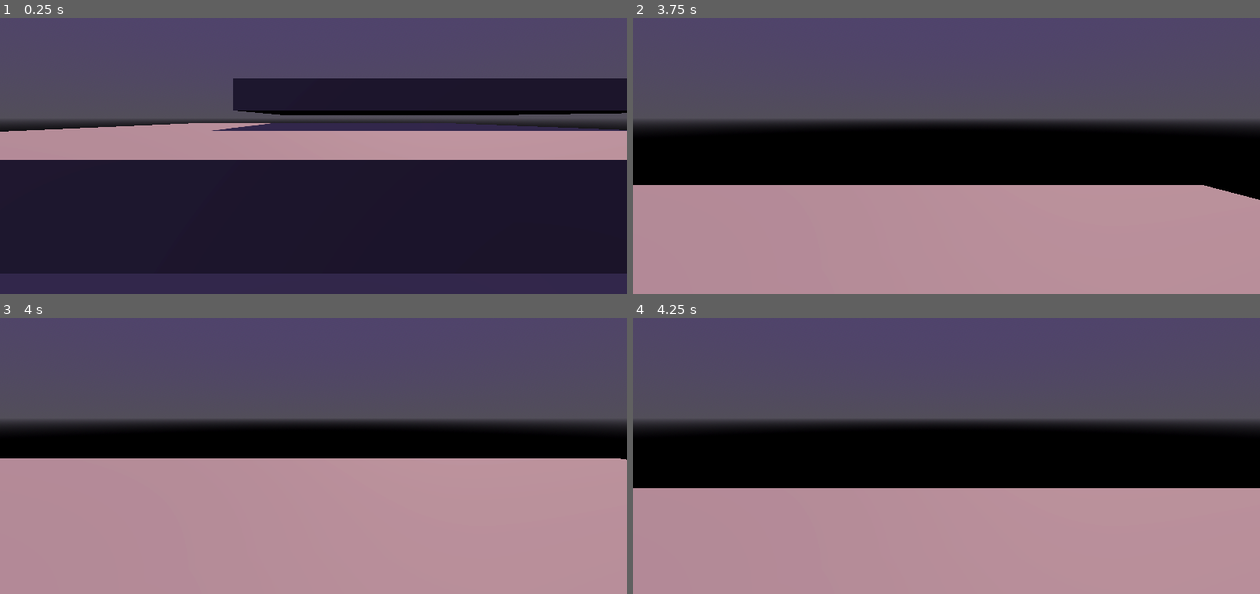
Above: before the commit, frames 1-4 (two rows, left to right).
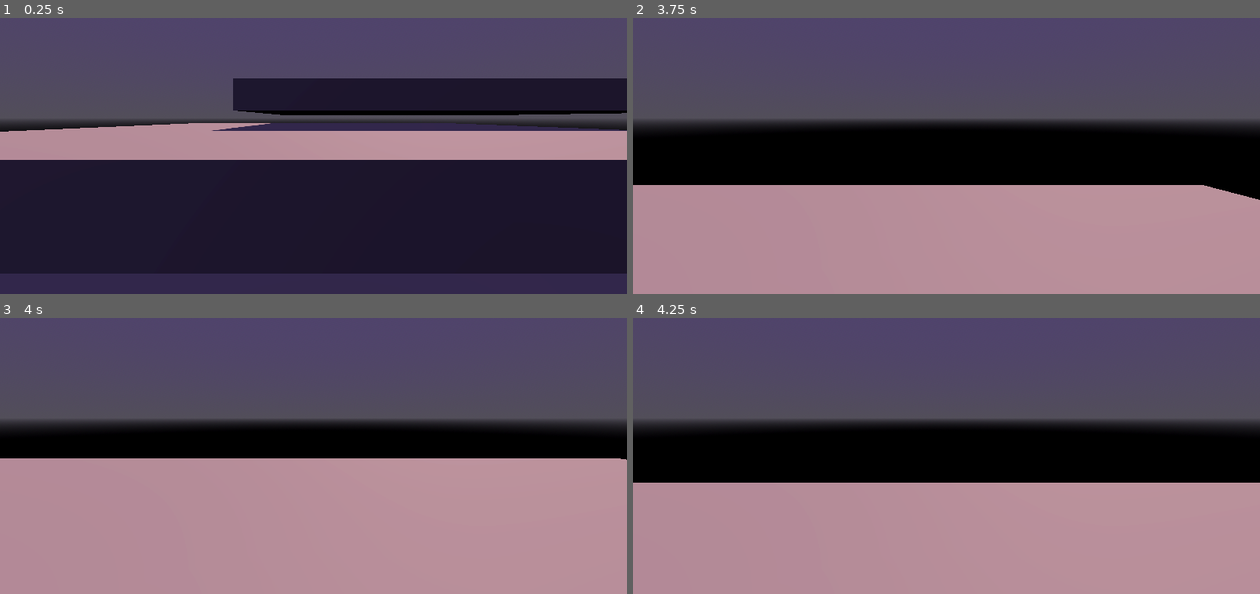
Above: after the commit, the same moments.

Repository: WildcatGameStudios/ScaryHouse
Game: Godot game, scene res://scenes/debug/debug_player_environment.tscn
The game is run twice, just before and just after one commit, with the same random seed, the same clock (stepped at 60 frames per second) and the same inputs.
Inputs:
- Up to frame 1 (0.25 s): no input
- Up to frame 2 (3.75 s): tap Enter at 0.5 s; hold W (move_forward) from 0.53 s (still down); tap Space (jump) at 0.6, 0.77, 1.07, 1.52, 1.55, 1.82, 2.1, 3.02, 3.05, 3.32, 3.6 s; tap Shift (run) at 1.35, 2.85 s
- Up to frame 3 (4 s): keep holding W (move_forward); tap Space (jump) at 3.77 s
- Up to frame 4 (4.25 s): keep holding W (move_forward); tap Space (jump) at 4.07 s; tap Escape (pause) at 4.15 s

Frames 1-3 are identical in both runs. In frame 4, 2.0% of the frame differs, in the area x 0-100%, y 59-62%.

Commit message:
general: fix unpausing
By adding the general scene to a group, we can optionally pause the
group.

Diff:
--- a/project.godot
+++ b/project.godot
@@ -14,6 +14,14 @@
 run/main_scene="uid://cefsh68ong0rg"
 config/features=PackedStringArray("4.4", "Forward Plus")
 config/icon="res://icon.svg"
+
+[autoload]
+
+PauseHandler="*res://scripts/general/pause_handler.gd"
+
+[global_group]
+
+world="Used to do global actions like pausing, UI bringup, etc."
 
 [input]
 
--- a/scenes/debug/debug_player_environment.tscn
+++ b/scenes/debug/debug_player_environment.tscn
@@ -17,7 +17,7 @@
 tonemap_mode = 2
 glow_enabled = true
 
-[node name="DebugPlayerEnvironment" type="Node3D"]
+[node name="DebugPlayerEnvironment" type="Node3D" groups=["world"]]
 
 [node name="WorldEnvironment" type="WorldEnvironment" parent="."]
 environment = SubResource("Environment_b35ig")
--- a/scenes/player/player.tscn
+++ b/scenes/player/player.tscn
@@ -1,8 +1,7 @@
-[gd_scene load_steps=7 format=3 uid="uid://bcv40fcphjv3m"]
+[gd_scene load_steps=6 format=3 uid="uid://bcv40fcphjv3m"]
 
 [ext_resource type="Script" uid="uid://qu65ebbkmrhx" path="res://scripts/player.gd" id="1_qhqgy"]
 [ext_resource type="Script" uid="uid://dntg3ga86vnxk" path="res://scripts/player_sm.gd" id="2_gmlin"]
-[ext_resource type="Script" uid="uid://c7gmidlc1qkdn" path="res://scripts/general/pause_handler.gd" id="4_dqkch"]
 [ext_resource type="PackedScene" uid="uid://b81qx5c25q7p2" path="res://scenes/general/hitbox.tscn" id="4_gmlin"]
 
 [sub_resource type="CapsuleShape3D" id="CapsuleShape3D_8afob"]
@@ -45,9 +44,6 @@
 [node name="collider" type="CollisionShape3D" parent="hitbox"]
 shape = SubResource("CapsuleShape3D_lvxji")
 
-[node name="pause_handler" type="Node" parent="."]
-script = ExtResource("4_dqkch")
-
 [connection signal="timeout" from="timers/dash_timer" to="." method="_on_dash_timer_timeout"]
 [connection signal="timeout" from="timers/dash_cooldown_timer" to="." method="_on_dash_cooldown_timer_timeout"]
 [connection signal="timeout" from="timers/coyote_timer" to="." method="_on_coyote_timer_timeout"]
--- a/scripts/general/pause_handler.gd
+++ b/scripts/general/pause_handler.gd
@@ -1,9 +1,14 @@
 extends Node
 
+func _ready() -> void:
+	Input.mouse_mode = Input.MOUSE_MODE_CAPTURED
+
 func _process(_dt: float) -> void:
+	var world: Node3D = get_tree().get_nodes_in_group("world")[0]
 	if Input.is_action_just_pressed("pause"):
-		get_tree().paused = !get_tree().paused
-	if get_tree().paused:
-		Input.mouse_mode = Input.MOUSE_MODE_VISIBLE
-	else:
-		Input.mouse_mode = Input.MOUSE_MODE_CAPTURED
+		if world.process_mode == Node.PROCESS_MODE_DISABLED:
+			world.process_mode = Node.PROCESS_MODE_INHERIT
+			Input.mouse_mode = Input.MOUSE_MODE_CAPTURED
+		else:
+			world.process_mode = Node.PROCESS_MODE_DISABLED
+			Input.mouse_mode = Input.MOUSE_MODE_VISIBLE
--- a/scripts/player_sm.gd
+++ b/scripts/player_sm.gd
@@ -63,20 +63,20 @@
 	if queued_state == "":
 		return
 	if states.has(queued_state) == null:
-		print("inventor_sm: Attempt to switch to invalid state '%s'" % queued_state)
+		print("player_sm: Attempt to switch to invalid state '%s'" % queued_state)
 	elif !enabled[queued_state]:
-		print("inventor_sm: Attempt to switch to disabled state '%s'" % queued_state)
+		print("player_sm: Attempt to switch to disabled state '%s'" % queued_state)
 	else:
 		call_transition(current_state, ANY_STATE)
 		call_transition(current_state, queued_state)
 		call_transition(ANY_STATE, queued_state)
 		current_state = queued_state
-		# print("inventor_sm: switched to state '%s'" % current_state)
+		# print("player_sm: switched to state '%s'" % current_state)
 	queued_state = ""
 
 func set_transition(start: String, end: String, fn: Callable) -> void:
 	if start == end:
-		print("inventor_sm: Attempt to set transition from '%s' to itself" % end)
+		print("player_sm: Attempt to set transition from '%s' to itself" % end)
 		return
 	var key = "%d%s:%d%s" % [start.length(), start, end.length(), end]
 	transitions[key] = fn
